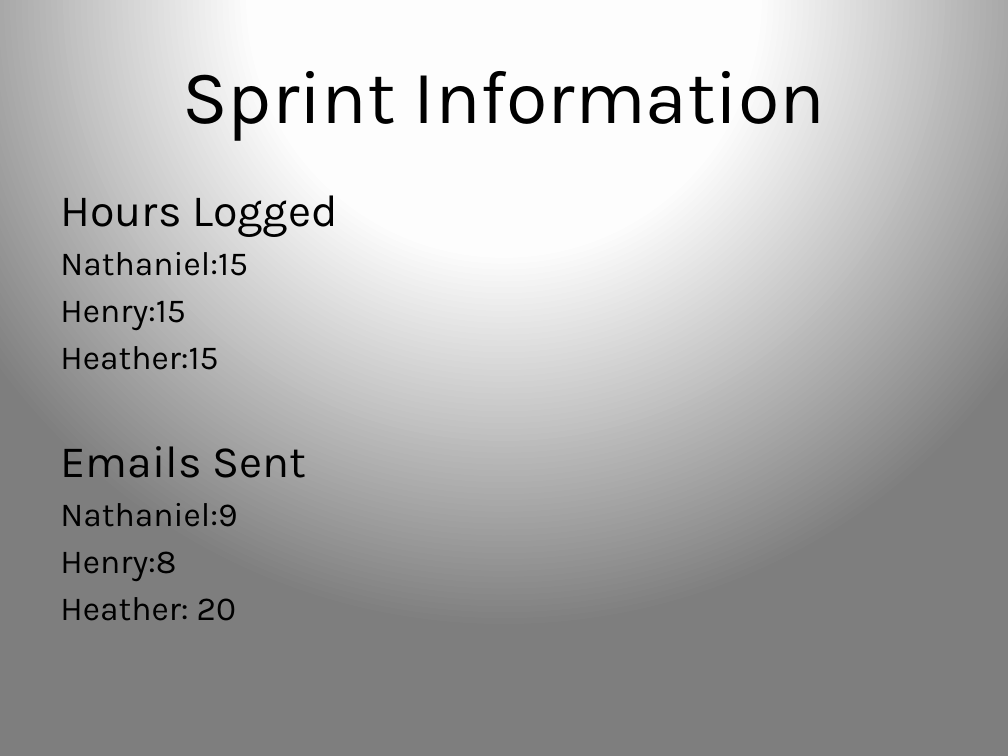
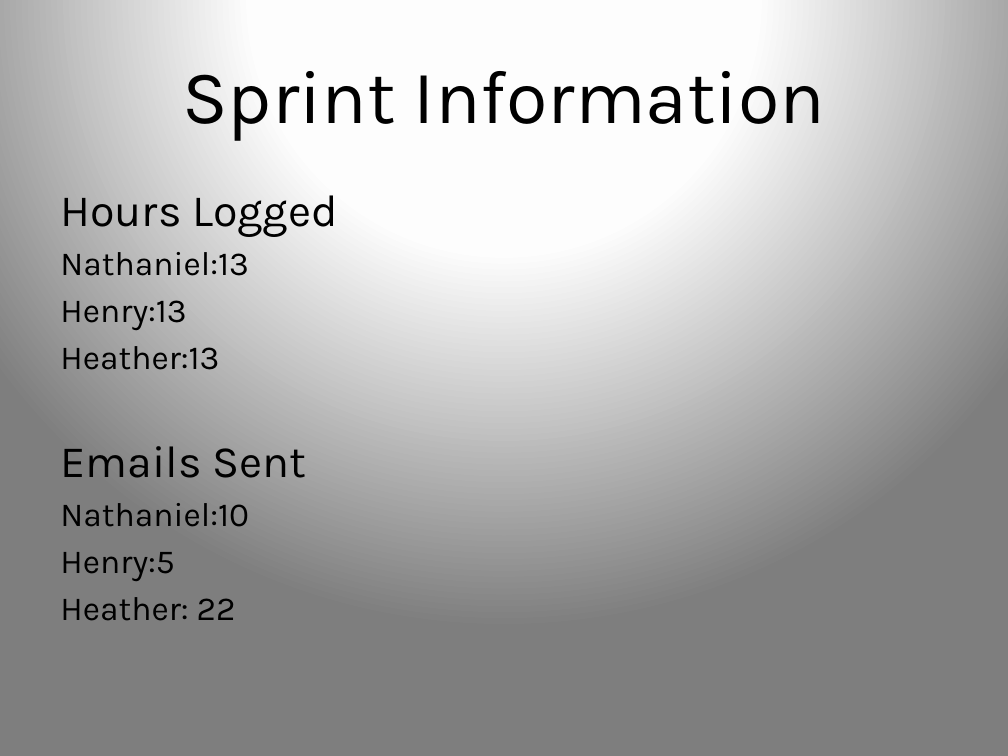
Before and after one commit to UoSGamesGroups/first-semester-l4-5-group-3, a slide deck: slide 7 of Presentations/presentation1.pptx (slide 8 before the commit). Drawn at 1008x756 pixels with LibreOffice and Linux fonts; fonts in the diff are those of the drawing. Boxes give left, top, right and bottom in pixels: in the first picture for what was removed or moved away, otherwise in the second. Text is boxed around its words. In the diff, an @@ line names an element or a change of style, - is before the commit and + after.

```diff
--- a/Presentations/presentation1.pptx
+++ b/Presentations/presentation1.pptx
@@ text at <box>60,252,248,370</box>: text changed @@
-Nathaniel:15
-Henry:15
-Heather:15
+Nathaniel:13
+Henry:13
+Heather:13
@@ text at <box>60,503,249,621</box>: text changed @@
-Nathaniel:9
-Henry:8
-Heather: 20
+Nathaniel:10
+Henry:5
+Heather: 22
```
Also in this commit, not shown: 5 other slides changed, 1 slide removed, 1 other file.
